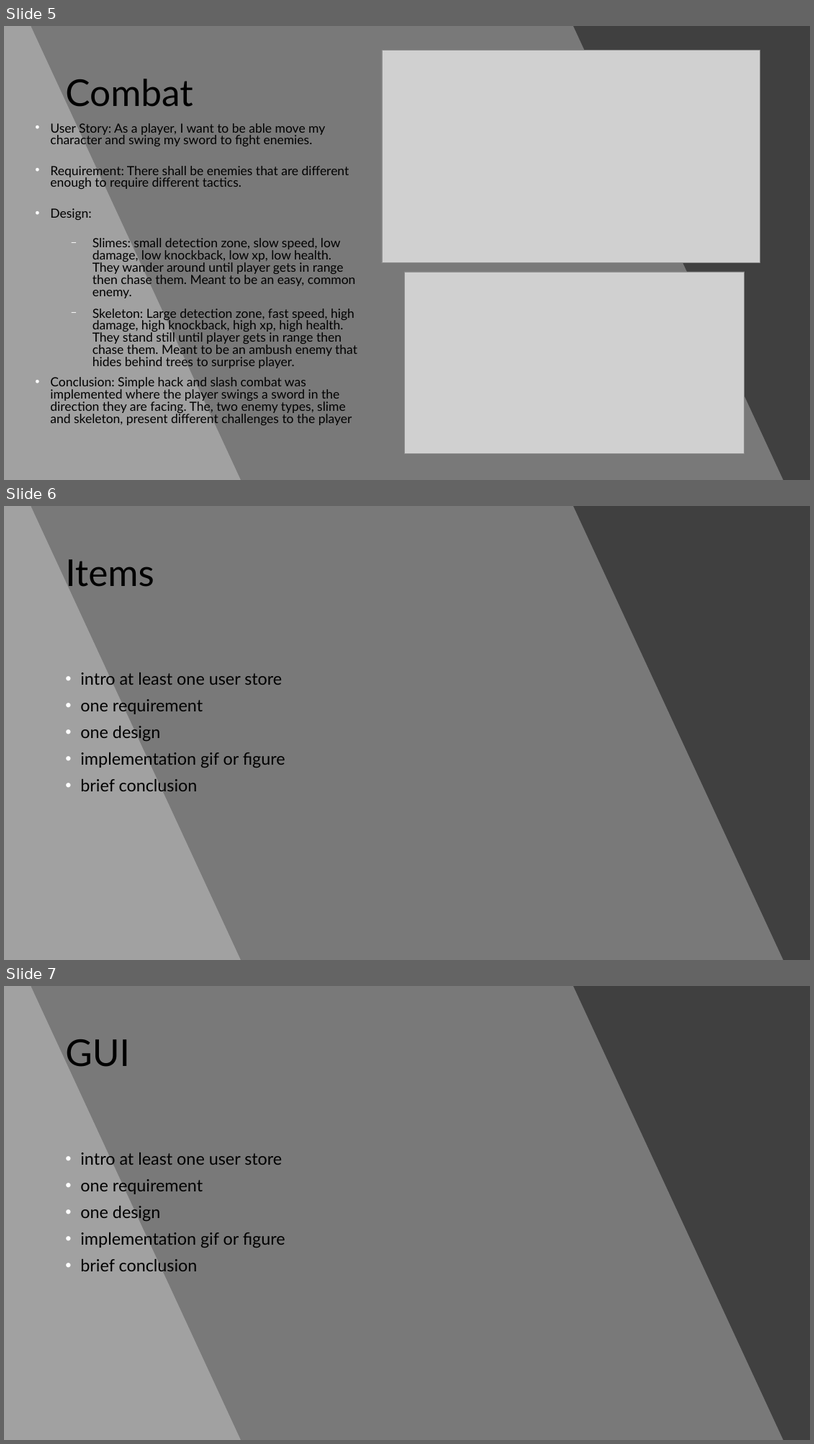
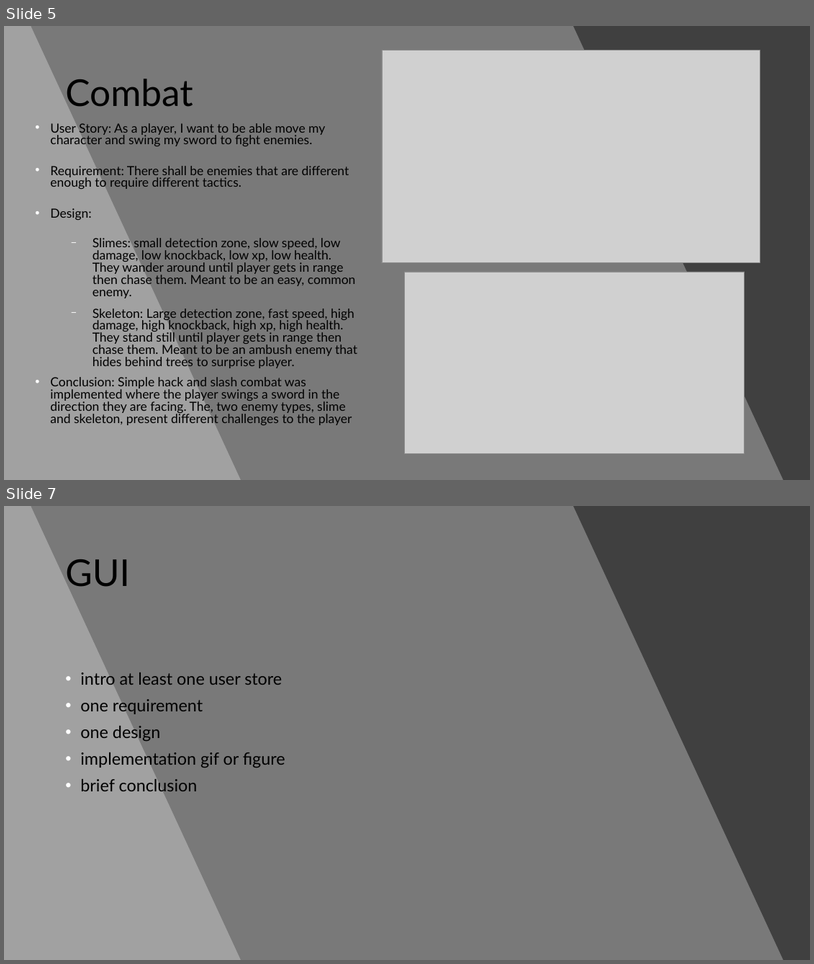
Before and after one commit to WSU-cshimizu/ceg4110-group-project-no-grads, a slide deck: presentation materials/PresentationPowerpoint.pptx. Shown one above the other, each under a label of ours: slides 5, 6 and 7 before the commit, slides 5 and 7 after it; the slides between them are not shown. The pictures are 814x1444 and 814x964 pixels, drawn with LibreOffice and Linux fonts; fonts in the diff are those of the drawing; grey boxes stand for pictures. Boxes give left, top, right and bottom in pixels: in the first picture for what was removed or moved away, otherwise in the second. Text is boxed around its words. In the diff, an @@ line names an element or a change of style, - is before the commit and + after.

Commit message:
updated presentation for items component

```diff
--- a/presentation materials/PresentationPowerpoint.pptx
+++ b/presentation materials/PresentationPowerpoint.pptx
@@ slide 6 removed at <box>4,506,810,960</box>, background #404040 @@
@@ freeform shape removed at <box>4,506,784,960</box> @@
@@ freeform shape removed at <box>4,506,241,960</box> @@
@@ title removed at <box>65,559,154,587</box> @@
-Items
@@ text removed at <box>80,672,286,791</box> @@
-• intro at least one user store
-• one requirement
-• one design
-• implementation gif or figure
-• brief conclusion
```
Also in this commit, not shown: 1 slide added, 6 other files.
